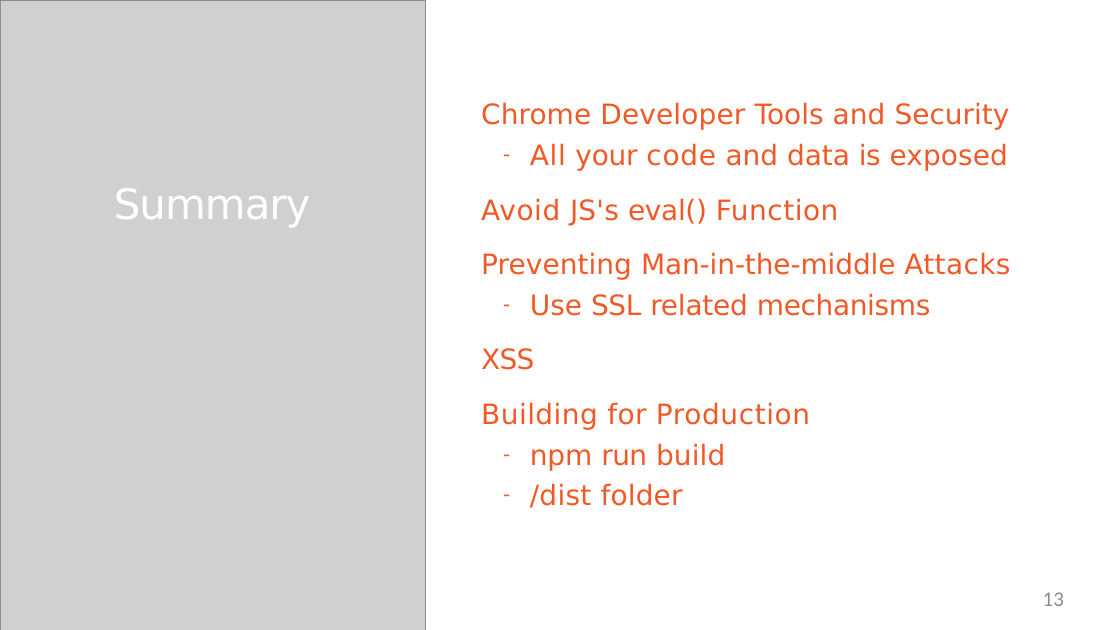
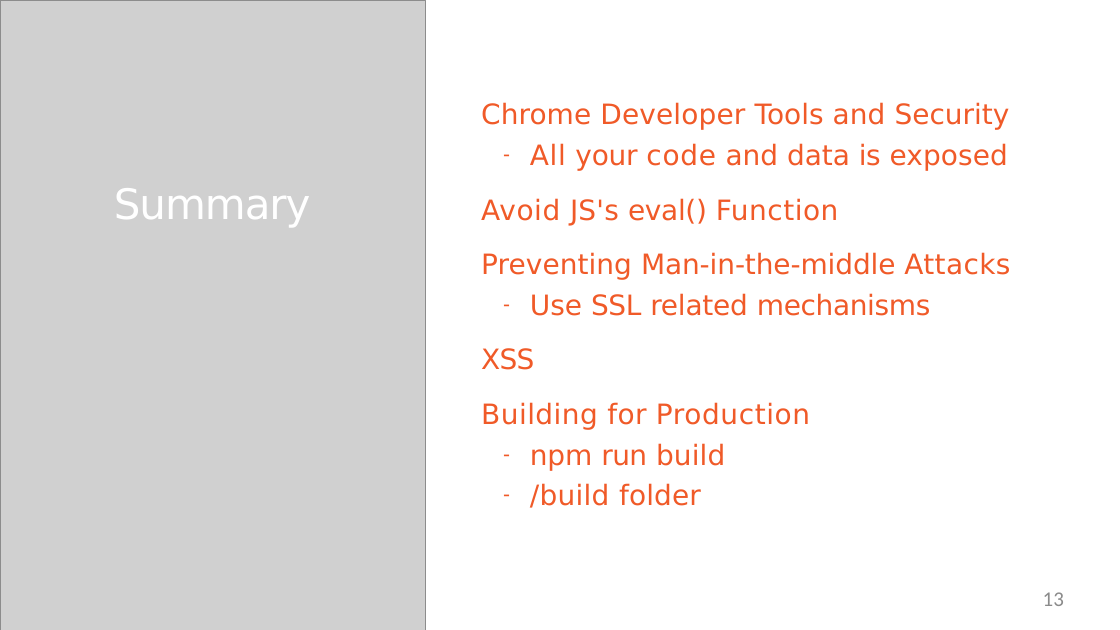
Before and after one commit to StevenJoseph19/Java-Apps, a slide deck: slide 13 of 4. JavaScript (ES6) & Node.js/Day 16/Slides/12. Security and Building for Production/security-and-building-for-production-slides.pptx. Drawn at 1120x630 pixels with LibreOffice and Linux fonts; fonts in the diff are those of the drawing; grey boxes stand for pictures. Boxes give left, top, right and bottom in pixels: in the first picture for what was removed or moved away, otherwise in the second. Text is boxed around its words. In the diff, an @@ line names an element or a change of style, - is before the commit and + after.

```diff
--- a/4. JavaScript (ES6) & Node.js/Day 16/Slides/12. Security and Building for Production/security-and-building-for-production-slides.pptx
+++ b/4. JavaScript (ES6) & Node.js/Day 16/Slides/12. Security and Building for Production/security-and-building-for-production-slides.pptx
@@ text at [530,483,701,508]: text changed @@
-– /dist folder
+– /build folder
```
Also in this commit, not shown: 58 other files.
